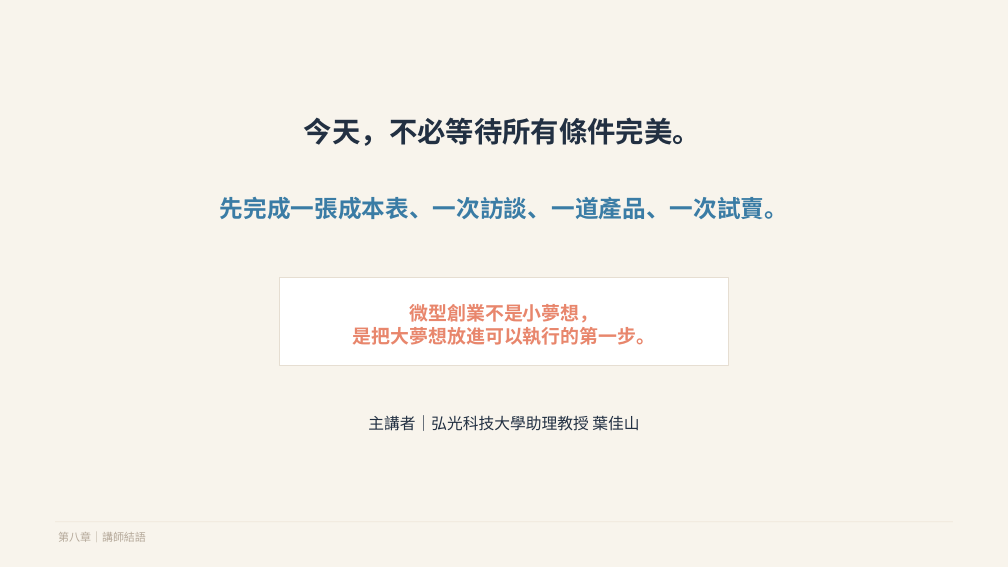
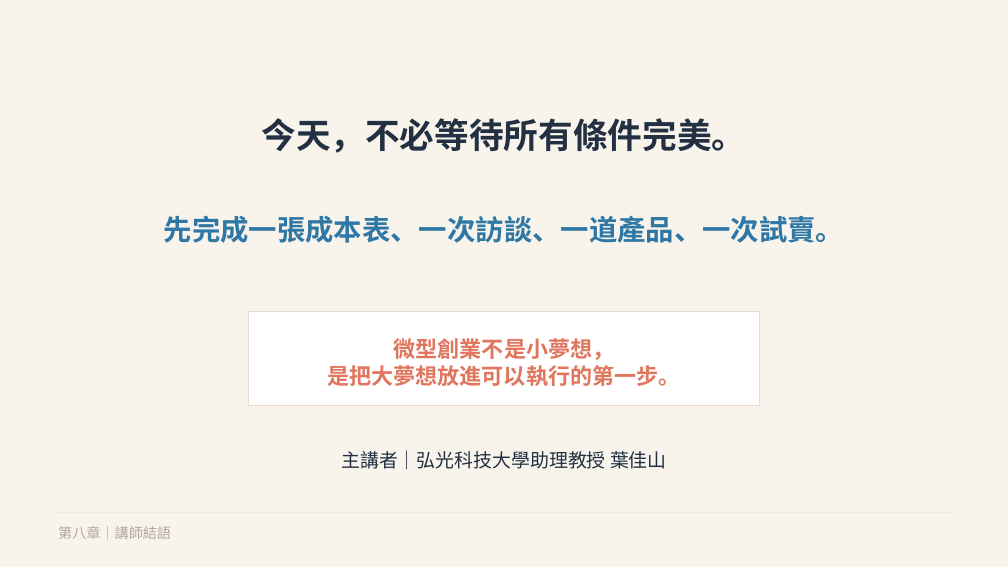
Before and after one commit to davidivy/20260601-new, a slide deck: slide 15 of 微型餐飲創業教學簡報_葉佳山.pptx (slide 16 before the commit). Drawn at 1008x567 pixels with LibreOffice and Linux fonts; fonts in the diff are those of the drawing. Boxes give left, top, right and bottom in pixels: in the first picture for what was removed or moved away, otherwise in the second. Text is boxed around its words. In the diff, an @@ line names an element or a change of style, - is before the commit and + after.

```diff
--- a/微型餐飲創業教學簡報_葉佳山.pptx
+++ b/微型餐飲創業教學簡報_葉佳山.pptx
@@ text "今天，不必等待所有條件完美。" at (261,118,746,153): size 27 to 33 pt @@
@@ text "先完成一張成本表、一次訪談、一道產品、一次試賣。": place and size @@
-text "先完成一張成本表、一次訪談、一道產品、一次試賣。" at (220,197,788,219)
+text "先完成一張成本表、一次訪談、一道產品、一次試賣。" at (164,215,844,243)
@@ text "先完成一張成本表、一次訪談、一道產品、一次試賣。" at (164,215,844,243): size 22.5 to 27 pt, text colour #3A7CA5 to #2F78A6 @@
@@ rectangle: place and size @@
-rectangle at (280,278,729,366)
+rectangle at (248,311,760,405)
@@ text "微型創業不是小夢想，": place and size @@
-text "微型創業不是小夢想，" at (353,304,655,345)
+text "微型創業不是小夢想，" at (328,338,681,386)
@@ text "微型創業不是小夢想，" at (328,338,681,386): size 18 to 21 pt, text colour #E8866C to #E1765E @@
@@ text "主講者｜弘光科技大學助理教授 葉佳山": place and size @@
-text "主講者｜弘光科技大學助理教授 葉佳山" at (368,415,639,431)
+text "主講者｜弘光科技大學助理教授 葉佳山" at (341,450,667,470)
@@ text "主講者｜弘光科技大學助理教授 葉佳山" at (341,450,667,470): size 15 to 18 pt @@
@@ text "第八章｜講師結語" at (58,526,171,539): size 10.5 to 13.5 pt, text colour #B5A99A to #B3A79B @@
```
Also in this commit, not shown: 13 other slides changed, 1 slide added, 2 slides removed, 1 other file.
